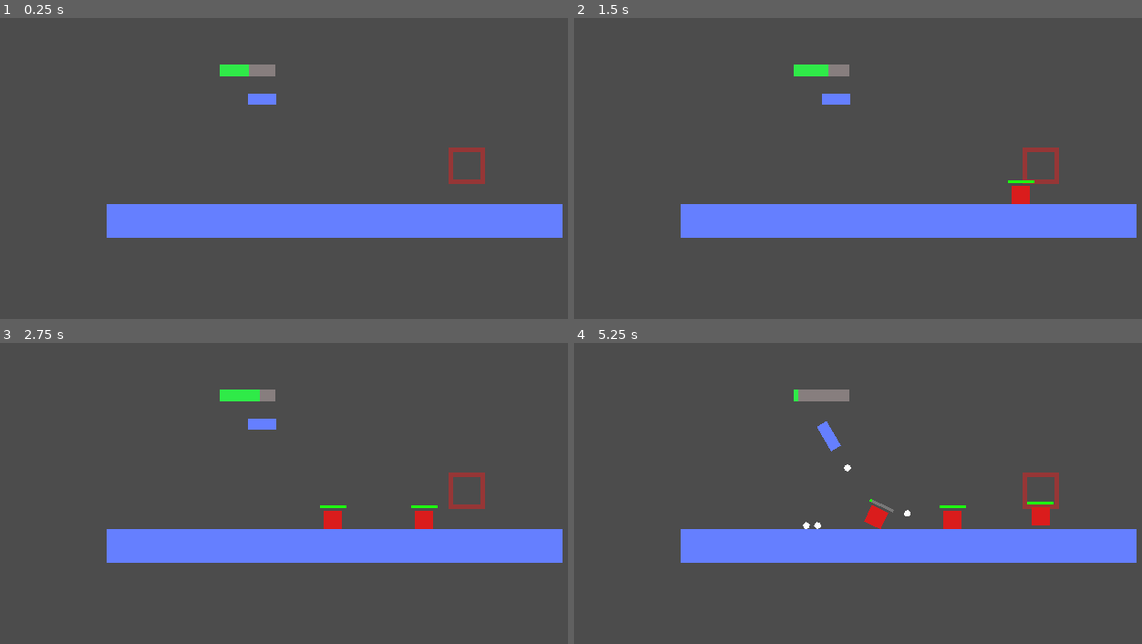
Above: before the commit, frames 1-4 (two rows, left to right).
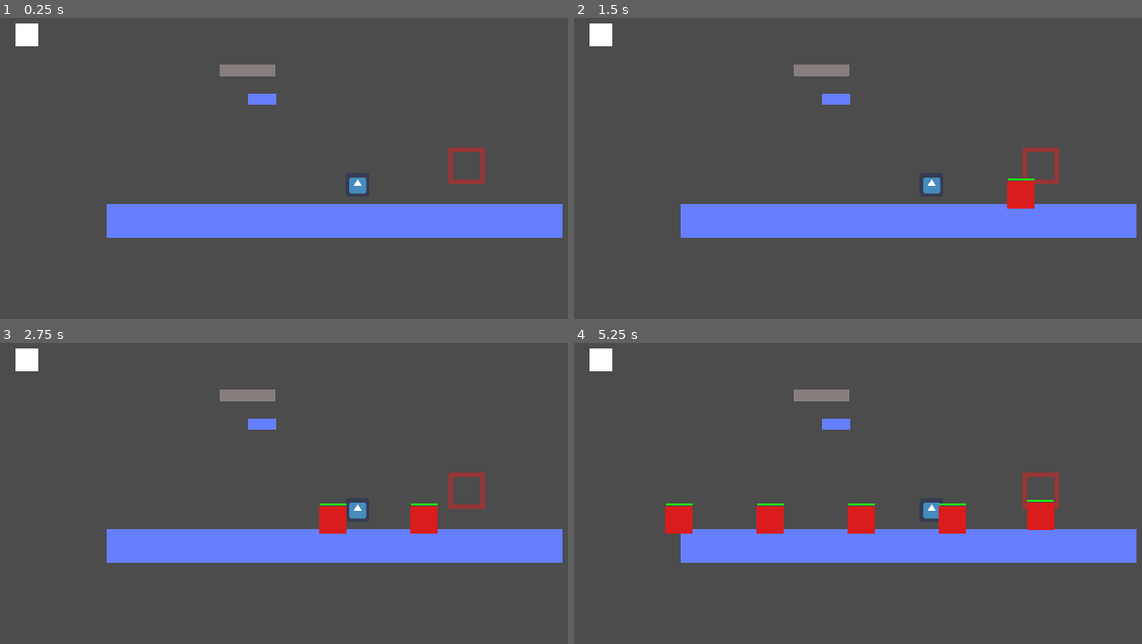
Above: after the commit, the same moments.

Repository: ktosox/GWJ68
Game: Godot game, scene res://test/feature_playground.tscn
Same seed, same stepped clock (60 frames per second), same inputs: the game is played once before the commit and once after it. The project has no main scene, so this scene is started directly. The engine's default icon, where the game draws it, is replaced by a stand-in: a white triangle on a blue panel in a dark square.
Inputs (mouse positions are in pixels of both pictures, inside the frame that each line leads up to):
- Up to frame 1 (0.25 s): no input
- Up to frame 2 (1.5 s): tap Enter at 0.5 s; move the mouse to (1045, 93) at 0.52 s; press the mouse at (1045, 93) at 0.53 s; move the mouse to (738, 135) at 1.27 s; release the mouse at (738, 135) at 1.28 s; click (738, 135) at 1.35 s
- Up to frame 3 (2.75 s): move the mouse to (386, 349) at 2.02 s; press the mouse at (386, 349) at 2.03 s
- Up to frame 4 (5.25 s): move the mouse to (846, 520) at 2.77 s; release the mouse at (846, 520) at 2.78 s; click (846, 520) at 2.85 s; move the mouse to (1102, 499) at 3.52 s; press the mouse at (1102, 499) at 3.53 s; move the mouse to (664, 376) at 4.27 s; release the mouse at (664, 376) at 4.28 s; click (664, 376) at 4.35 s; move the mouse to (920, 439) at 5.02 s; press the mouse at (920, 439) at 5.03 s

The runs differ from the first frame. In frame 1, 0.7% of the frame differs, in the area x 2-65%, y 1-59%; in frame 2, 1.0%; in frame 3, 1.3%; in frame 4, 2.9%, in the area x 2-85%, y 1-64%.
Error after the commit: Parse Error: Error parsing expression, misplaced: '\n' (res://stuff/turret_stuff/turret.gd:30)

Commit message:
loads of small changes
- change click scene from Area2D to Control
- added data Resources for creating Barrel and Base

Diff:
--- /dev/null
+++ b/Game/barrel_data.gd
@@ -0,0 +1,16 @@
+class_name BarrelData
+
+extends Resource
+
+var type = {
+	0 : "res://stuff/turret_stuff/barrel.tscn",
+
+
+}
+
+
+var value = {
+	"type" : 0,
+	"spread" : 1,
+	"bonus_cooldown" : 0.4
+}
--- /dev/null
+++ b/Game/base_data.gd
@@ -0,0 +1,14 @@
+class_name BaseData
+
+extends Resource
+
+var type = {
+	0 : "name"
+}
+
+var value = {
+	"type" : 0,
+	"bonus_battery" : 10,
+	"bonus_charge" : 5,
+
+}
--- a/Game/game_manager.gd
+++ b/Game/game_manager.gd
@@ -1,16 +1,9 @@
 extends Node
 
-
-# Declare member variables here. Examples:
-# var a = 2
-# var b = "text"
+var current_inventory
 
 
-# Called when the node enters the scene tree for the first time.
-func _ready():
-	pass # Replace with function body.
 
-
-# Called every frame. 'delta' is the elapsed time since the previous frame.
-#func _process(delta):
-#	pass
+func send_to_inventory(data):
+	# call relevant function in current_inventory
+	pass
--- a/Game/project.godot
+++ b/Game/project.godot
@@ -10,11 +10,23 @@
 
 _global_script_classes=[ {
 "base": "Resource",
+"class": "BarrelData",
+"language": "GDScript",
+"path": "res://barrel_data.gd"
+}, {
+"base": "Resource",
+"class": "BaseData",
+"language": "GDScript",
+"path": "res://base_data.gd"
+}, {
+"base": "Resource",
 "class": "TurretData",
 "language": "GDScript",
 "path": "res://turret_data.gd"
 } ]
 _global_script_class_icons={
+"BarrelData": "",
+"BaseData": "",
 "TurretData": ""
 }
 
--- a/Game/stuff/enemy.gd
+++ b/Game/stuff/enemy.gd
@@ -4,20 +4,20 @@
 
 export var health_max = 30
 
-var health_current : int
+var health : int
 
 # Called when the node enters the scene tree for the first time.
 func _ready():
-	health_current = health_max
+	health = health_max
 	$HealthBar.max_value = health_max
-	$HealthBar.value = health_current
+	$HealthBar.value = health
 	pass # Replace with function body.
 
 
 func get_hit(damage):
-	health_current -= damage
-	$HealthBar.value = health_current
-	if health_current < 0:
+	health -= damage
+	$HealthBar.value = health
+	if health <= 0:
 		die()
 	pass
 
--- a/Game/stuff/enemy.tscn
+++ b/Game/stuff/enemy.tscn
@@ -1,6 +1,6 @@
 [gd_scene load_steps=6 format=2]
 
-[ext_resource path="res://resources/square.png" type="Texture" id=1]
+[ext_resource path="res://ui/health_bar.tscn" type="PackedScene" id=1]
 [ext_resource path="res://stuff/enemy.gd" type="Script" id=2]
 [ext_resource path="res://resources/full_square.png" type="Texture" id=3]
 
@@ -8,7 +8,7 @@
 extents = Vector2( 16, 16 )
 
 [sub_resource type="RectangleShape2D" id=2]
-extents = Vector2( 18, 18 )
+extents = Vector2( 24, 24 )
 
 [node name="Enemy" type="RigidBody2D"]
 collision_layer = 16
@@ -22,7 +22,8 @@
 
 [node name="Square" type="Sprite" parent="."]
 modulate = Color( 0.858824, 0.113725, 0.113725, 1 )
-texture = ExtResource( 1 )
+scale = Vector2( 0.75, 0.75 )
+texture = ExtResource( 3 )
 
 [node name="HitBox" type="Area2D" parent="."]
 collision_layer = 0
@@ -31,16 +32,6 @@
 [node name="CollisionShape2D" type="CollisionShape2D" parent="HitBox"]
 shape = SubResource( 2 )
 
-[node name="HealthBar" type="TextureProgress" parent="."]
-margin_left = -23.0
-margin_top = -25.0
-margin_right = 23.0
-margin_bottom = -20.0
-value = 80.0
-texture_under = ExtResource( 3 )
-texture_progress = ExtResource( 3 )
-tint_under = Color( 0.47451, 0.47451, 0.47451, 1 )
-tint_progress = Color( 0.117647, 1, 0.0666667, 1 )
-nine_patch_stretch = true
+[node name="HealthBar" parent="." instance=ExtResource( 1 )]
 
 [connection signal="body_entered" from="HitBox" to="." method="_on_HitBox_body_entered"]
--- a/Game/stuff/enemy_spawner.gd
+++ b/Game/stuff/enemy_spawner.gd
@@ -1,4 +1,6 @@
 extends Node2D
+
+export var active = false
 
 var enemy_scene = preload("res://stuff/enemy.tscn")
 
--- /dev/null
+++ b/Game/stuff/forge_heart.gd
@@ -0,0 +1,24 @@
+extends Node2D
+
+export var health_max = 200
+
+var health: int
+
+func _ready():
+	health = health_max
+	$HealthBar.max_value = health_max
+	$HealthBar.value = health
+	pass
+
+func get_hit(damage):
+	health -= damage
+	$HealthBar.value = health
+	if health <= 0 :
+		print("lose game")
+
+
+func _on_RigidBody2D_body_entered(body):
+	get_hit(body.health)
+
+	body.die()
+	pass # Replace with function body.
--- a/Game/stuff/forge_heart.tscn
+++ b/Game/stuff/forge_heart.tscn
@@ -1,11 +1,15 @@
-[gd_scene load_steps=3 format=2]
+[gd_scene load_steps=6 format=2]
 
 [ext_resource path="res://resources/box.png" type="Texture" id=1]
+[ext_resource path="res://stuff/forge_heart.gd" type="Script" id=2]
+[ext_resource path="res://ui/health_bar.tscn" type="PackedScene" id=3]
+[ext_resource path="res://ui/forge_window.tscn" type="PackedScene" id=4]
 
 [sub_resource type="RectangleShape2D" id=1]
 extents = Vector2( 60, 40 )
 
 [node name="ForgeHeart" type="Node2D"]
+script = ExtResource( 2 )
 
 [node name="Box" type="Sprite" parent="."]
 position = Vector2( 0, -40 )
@@ -20,3 +24,17 @@
 
 [node name="CollisionShape2D" type="CollisionShape2D" parent="RigidBody2D"]
 shape = SubResource( 1 )
+
+[node name="ForgeWindow" parent="." instance=ExtResource( 4 )]
+margin_left = -153.0
+margin_top = -395.0
+margin_right = 147.0
+margin_bottom = -95.0
+
+[node name="HealthBar" parent="." instance=ExtResource( 3 )]
+margin_left = -55.0
+margin_top = -84.0
+margin_right = 56.0
+margin_bottom = -79.0
+
+[connection signal="body_entered" from="RigidBody2D" to="." method="_on_RigidBody2D_body_entered"]
--- /dev/null
+++ b/Game/stuff/pick_up.gd
@@ -0,0 +1,25 @@
+extends Node2D
+
+
+export var payload : Resource # data of whatever the pick up has
+
+# Called when the node enters the scene tree for the first time.
+func _ready():
+	set_icon()
+	pass # Replace with function body.
+
+
+
+
+func set_icon():
+	# extract data from payload
+	# use data to set $Icon
+	pass
+
+
+
+
+func _on_Clickable_clicked(state):
+	if state:
+		queue_free()
+	pass # Replace with function body.
--- /dev/null
+++ b/Game/stuff/pick_up.tscn
@@ -0,0 +1,20 @@
+[gd_scene load_steps=4 format=2]
+
+[ext_resource path="res://ui/clickable.tscn" type="PackedScene" id=1]
+[ext_resource path="res://icon.png" type="Texture" id=2]
+[ext_resource path="res://stuff/pick_up.gd" type="Script" id=3]
+
+[node name="PickUp" type="Node2D"]
+script = ExtResource( 3 )
+
+[node name="Clickable" parent="." instance=ExtResource( 1 )]
+margin_left = -20.0
+margin_top = -20.0
+margin_right = 20.0
+margin_bottom = 20.0
+
+[node name="Icon" type="Sprite" parent="."]
+scale = Vector2( 0.65, 0.65 )
+texture = ExtResource( 2 )
+
+[connection signal="clicked" from="Clickable" to="." method="_on_Clickable_clicked"]
--- a/Game/stuff/turret_stuff/barrel.gd
+++ b/Game/stuff/turret_stuff/barrel.gd
@@ -26,7 +26,7 @@
 	# ammo creation code goes here
 	var new_bullet = bullet_scene.instance()
 	new_bullet.global_position = $BulletSpawn.global_position
-	var speed = 260
+	var speed = 560
 	new_bullet.apply_central_impulse(Vector2.RIGHT.rotated(global_rotation) * speed)
 	get_tree().current_scene.add_child(new_bullet)
 	on_cooldown = true
--- a/Game/stuff/turret_stuff/bullet.tscn
+++ b/Game/stuff/turret_stuff/bullet.tscn
@@ -1,14 +1,19 @@
-[gd_scene load_steps=4 format=2]
+[gd_scene load_steps=5 format=2]
 
 [ext_resource path="res://resources/dot.png" type="Texture" id=1]
 [ext_resource path="res://stuff/turret_stuff/bullet.gd" type="Script" id=2]
+
+[sub_resource type="PhysicsMaterial" id=2]
+friction = 0.5
+bounce = 0.8
 
 [sub_resource type="CircleShape2D" id=1]
 radius = 6.0
 
 [node name="Bullet" type="RigidBody2D"]
 collision_layer = 8
-collision_mask = 18
+collision_mask = 2
+physics_material_override = SubResource( 2 )
 gravity_scale = 0.1
 script = ExtResource( 2 )
 
--- a/Game/stuff/turret_stuff/turret.gd
+++ b/Game/stuff/turret_stuff/turret.gd
@@ -12,6 +12,8 @@
 
 var charge_rate = 2.0
 
+var player_charge = 15.0
+
 var efficiency_discount = 0.0
 
 #var speed = 0.0
@@ -24,9 +26,16 @@
 
 var bonus_range
 
+var barrel_data =
+
+
 # enemy tracking stuff
 
 var tracked_enemy = null
+
+
+
+
 
 func _ready():
 	assemble_turret()
@@ -35,7 +44,7 @@
 var tooltip_scene = preload("res://ui/turret_tooltip.tscn")
 
 func _process(delta):
-	battery_current += delta * charge_rate
+	battery_current += delta * (charge_rate + player_charge)
 	battery_current = min(battery_current, battery_max)
 	$BatteryBar.value = battery_current
 	if tracked_enemy != null and is_instance_valid(tracked_enemy):
@@ -43,6 +52,8 @@
 
 func assemble_turret():
 	# place base
+
+
 	# place barrel
 
 	# connect signal from barrel to "shots_fired"
@@ -80,16 +91,6 @@
 	pass # Replace with function body.
 
 
-func _on_HoverBox_mouse_entered():
-	$TurretTooltip.visible = true
-	pass # Replace with function body.
-
-
-func _on_HoverBox_mouse_exited():
-	$TurretTooltip.visible = false
-	pass # Replace with function body.
-
-
 
 func _on_EnemyDetector_body_entered(body):
 	if !is_instance_valid(tracked_enemy):
@@ -102,3 +103,13 @@
 	if body == tracked_enemy:
 		update_tracked_enemy()
 	pass # Replace with function body.
+
+
+func _on_Clickable_selected(state):
+	$TurretTooltip.visible = state
+	pass # Replace with function body.
+
+
+func _on_Clickable_clicked(state):
+
+	pass # Replace with function body.
--- a/Game/stuff/turret_stuff/turret.tscn
+++ b/Game/stuff/turret_stuff/turret.tscn
@@ -1,7 +1,8 @@
-[gd_scene load_steps=6 format=2]
+[gd_scene load_steps=7 format=2]
 
 [ext_resource path="res://stuff/turret_stuff/turret.gd" type="Script" id=1]
 [ext_resource path="res://ui/turret_tooltip.tscn" type="PackedScene" id=2]
+[ext_resource path="res://ui/clickable.tscn" type="PackedScene" id=3]
 [ext_resource path="res://stuff/turret_stuff/barrel.tscn" type="PackedScene" id=4]
 [ext_resource path="res://resources/full_square.png" type="Texture" id=5]
 
@@ -10,15 +11,6 @@
 
 [node name="Turret" type="Node2D"]
 script = ExtResource( 1 )
-
-[node name="HoverBox" type="Control" parent="."]
-visible = false
-margin_left = -30.0
-margin_top = -30.0
-margin_right = 30.0
-margin_bottom = 30.0
-mouse_filter = 1
-mouse_default_cursor_shape = 16
 
 [node name="EnergyChecker" type="Timer" parent="."]
 wait_time = 0.2
@@ -52,8 +44,16 @@
 tint_progress = Color( 0.188235, 0.921569, 0.286275, 1 )
 nine_patch_stretch = true
 
-[connection signal="mouse_entered" from="HoverBox" to="." method="_on_HoverBox_mouse_entered"]
-[connection signal="mouse_exited" from="HoverBox" to="." method="_on_HoverBox_mouse_exited"]
+[node name="Clickable" parent="." instance=ExtResource( 3 )]
+margin_left = -25.0
+margin_top = -25.0
+margin_right = 25.0
+margin_bottom = 25.0
+
+[node name="BaseSlot" type="Node2D" parent="."]
+
 [connection signal="timeout" from="EnergyChecker" to="." method="_on_EnergyChecker_timeout"]
 [connection signal="body_entered" from="EnemyDetector" to="." method="_on_EnemyDetector_body_entered"]
 [connection signal="body_exited" from="EnemyDetector" to="." method="_on_EnemyDetector_body_exited"]
+[connection signal="clicked" from="Clickable" to="." method="_on_Clickable_clicked"]
+[connection signal="selected" from="Clickable" to="." method="_on_Clickable_selected"]
--- /dev/null
+++ b/Game/test/click_tester.gd
@@ -0,0 +1,32 @@
+extends ColorRect
+
+
+# Declare member variables here. Examples:
+# var a = 2
+# var b = "text"
+
+
+# Called when the node enters the scene tree for the first time.
+func _ready():
+	pass # Replace with function body.
+
+
+# Called every frame. 'delta' is the elapsed time since the previous frame.
+#func _process(delta):
+#	pass
+
+
+func _on_Clickable_selected(state):
+	if state:
+		color = ColorN("yellow")
+	else:
+		color = ColorN("white")
+	pass # Replace with function body.
+
+
+func _on_Clickable_clicked(state):
+	if state:
+		color = ColorN("red")
+	else:
+		color = ColorN("yellow")
+	pass # Replace with function body.
--- /dev/null
+++ b/Game/test/click_tester.tscn
@@ -0,0 +1,20 @@
+[gd_scene load_steps=3 format=2]
+
+[ext_resource path="res://ui/clickable.tscn" type="PackedScene" id=1]
+[ext_resource path="res://test/click_tester.gd" type="Script" id=2]
+
+[node name="ClickTester" type="ColorRect"]
+anchor_right = 1.0
+anchor_bottom = 1.0
+margin_left = -20.0
+margin_top = -20.0
+margin_right = -1260.0
+margin_bottom = -700.0
+script = ExtResource( 2 )
+
+[node name="Clickable" parent="." instance=ExtResource( 1 )]
+margin_right = 0.0
+margin_bottom = 0.0
+
+[connection signal="clicked" from="Clickable" to="." method="_on_Clickable_clicked"]
+[connection signal="selected" from="Clickable" to="." method="_on_Clickable_selected"]
--- a/Game/test/feature_playground.tscn
+++ b/Game/test/feature_playground.tscn
@@ -7,8 +7,10 @@
 [ext_resource path="res://resources/dot.png" type="Texture" id=5]
 [ext_resource path="res://resources/box.png" type="Texture" id=6]
 [ext_resource path="res://resources/square.png" type="Texture" id=7]
+[ext_resource path="res://test/click_tester.tscn" type="PackedScene" id=8]
 [ext_resource path="res://stuff/turret_stuff/turret.tscn" type="PackedScene" id=9]
 [ext_resource path="res://stuff/enemy_spawner.tscn" type="PackedScene" id=10]
+[ext_resource path="res://stuff/pick_up.tscn" type="PackedScene" id=11]
 
 [sub_resource type="RectangleShape2D" id=1]
 extents = Vector2( 400, 30 )
@@ -82,6 +84,15 @@
 [node name="Barrel" parent="Turret/BarrelSlot" index="0"]
 can_shoot = true
 
+[node name="ClickTester" parent="." instance=ExtResource( 8 )]
+margin_left = 122.0
+margin_top = -519.0
+margin_right = 162.0
+margin_bottom = -479.0
+
+[node name="PickUp" parent="." instance=ExtResource( 11 )]
+position = Vector2( 722, -235 )
+
 [connection signal="mouse_entered" from="Icon/TextureProgress" to="." method="_on_TextureProgress_mouse_entered"]
 [connection signal="mouse_exited" from="Icon/TextureProgress" to="." method="_on_TextureProgress_mouse_exited"]
 
--- a/Game/ui/clickable.gd
+++ b/Game/ui/clickable.gd
@@ -1,10 +1,11 @@
-extends Area2D
+extends Control
 
 signal clicked(state) # true if pressed, false if ended
 
 signal selected(state) # true if mouse in,false if mouse out
 
 var is_pressed = false
+
 
 
 func _on_Clickable_mouse_entered():
@@ -17,7 +18,7 @@
 	pass # Replace with function body.
 
 
-func _on_Clickable_input_event(viewport, event, shape_idx):
+func _on_Clickable_gui_input(event):
 	if event.is_action_pressed("LMB"):
 		is_pressed = true
 		emit_signal("clicked",true)
--- a/Game/ui/clickable.tscn
+++ b/Game/ui/clickable.tscn
@@ -2,9 +2,14 @@
 
 [ext_resource path="res://ui/clickable.gd" type="Script" id=1]
 
-[node name="Clickable" type="Area2D"]
+[node name="Clickable" type="Control"]
+anchor_right = 1.0
+anchor_bottom = 1.0
+margin_right = -1240.0
+margin_bottom = -680.0
+rect_min_size = Vector2( 40, 40 )
 script = ExtResource( 1 )
 
-[connection signal="input_event" from="." to="." method="_on_Clickable_input_event"]
+[connection signal="gui_input" from="." to="." method="_on_Clickable_gui_input"]
 [connection signal="mouse_entered" from="." to="." method="_on_Clickable_mouse_entered"]
 [connection signal="mouse_exited" from="." to="." method="_on_Clickable_mouse_exited"]
--- /dev/null
+++ b/Game/ui/forge_window.tscn
@@ -0,0 +1,6 @@
+[gd_scene format=2]
+
+[node name="ForgeWindow" type="Control"]
+anchor_right = 1.0
+anchor_bottom = 1.0
+rect_min_size = Vector2( 300, 300 )
--- /dev/null
+++ b/Game/ui/health_bar.tscn
@@ -0,0 +1,16 @@
+[gd_scene load_steps=2 format=2]
+
+[ext_resource path="res://resources/full_square.png" type="Texture" id=1]
+
+[node name="HealthBar" type="TextureProgress"]
+margin_left = -23.0
+margin_top = -25.0
+margin_right = 23.0
+margin_bottom = -20.0
+rect_scale = Vector2( 1.01359, -0.754846 )
+value = 80.0
+texture_under = ExtResource( 1 )
+texture_progress = ExtResource( 1 )
+tint_under = Color( 0.47451, 0.47451, 0.47451, 1 )
+tint_progress = Color( 0.117647, 1, 0.0666667, 1 )
+nine_patch_stretch = true
Not shown: 1 places in Game/test/feature_playground.tscn that only renumber resources
